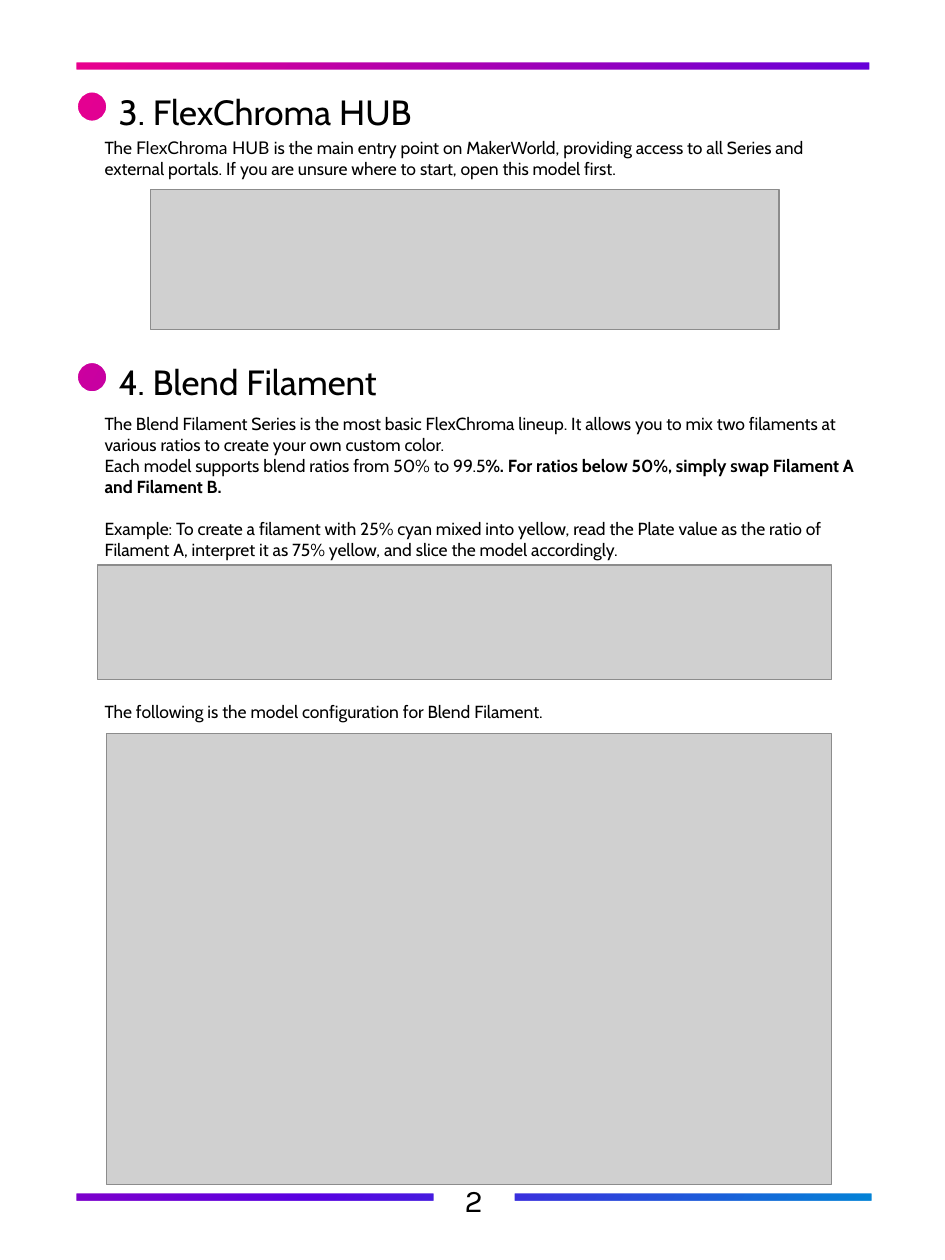
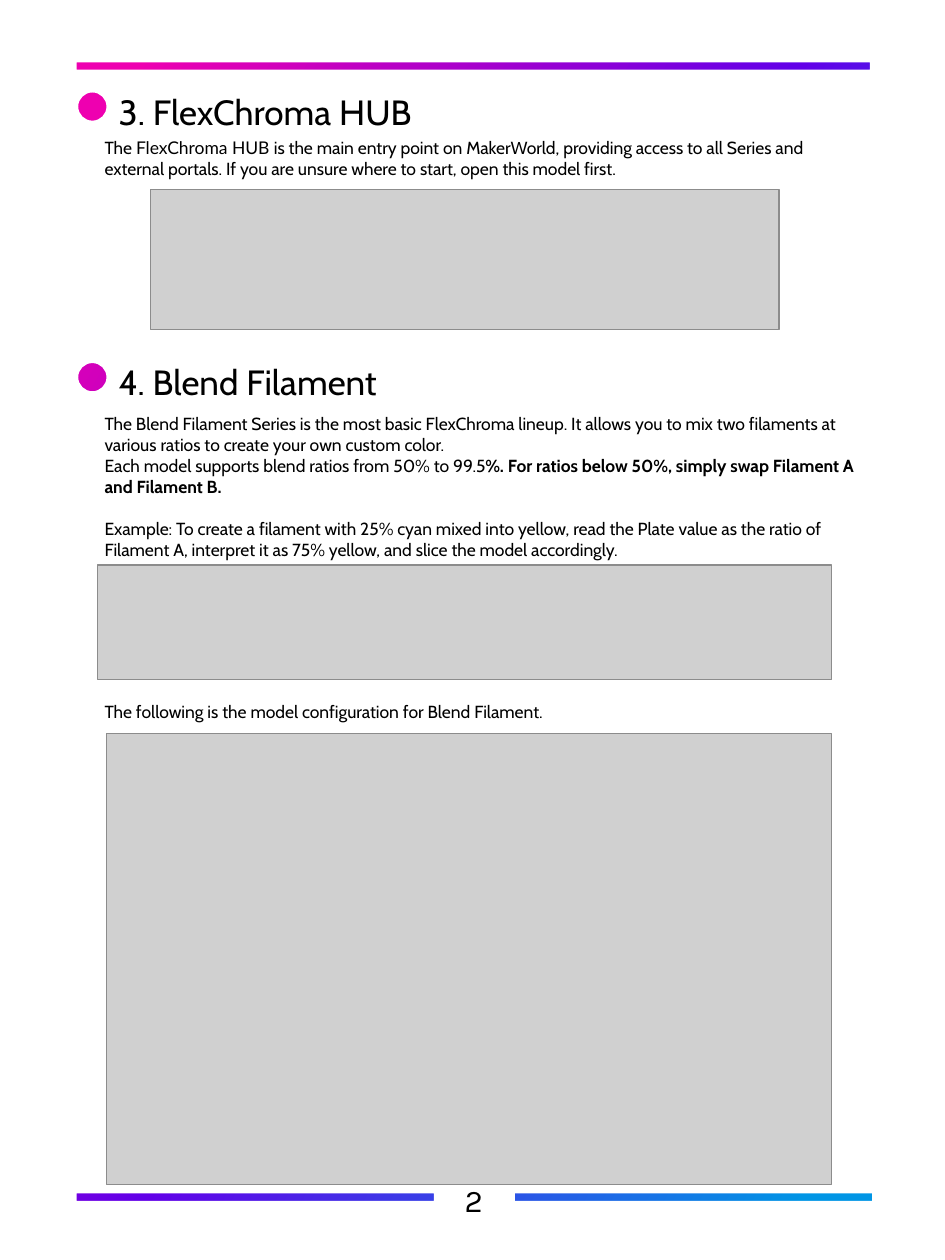
Before and after one commit to FlexChromaHQ/FlexChroma, a slide deck: slide 6 of Documents/Original/FlexChroma_Tour_Guide_EN.pptx. Drawn at 945x1260 pixels with LibreOffice and Linux fonts; fonts in the diff are those of the drawing; grey boxes stand for pictures. Boxes give left, top, right and bottom in pixels: in the first picture for what was removed or moved away, otherwise in the second. Text is boxed around its words. In the diff, an @@ line names an element or a change of style, - is before the commit and + after.

```diff
--- a/Documents/Original/FlexChroma_Tour_Guide_EN.pptx
+++ b/Documents/Original/FlexChroma_Tour_Guide_EN.pptx
@@ freeform shape at (x1=0, y1=0, x2=945, y2=1260): outline redrawn @@
@@ rectangle at (x1=5, y1=6, x2=941, y2=1254): fill gradient #EC008C to #5800E1 to #0086D6 to gradient #EE00B0 to #6200E8 to #0095E5 @@
```
Also in this commit, not shown: 5 other slides changed, 1 other file.
